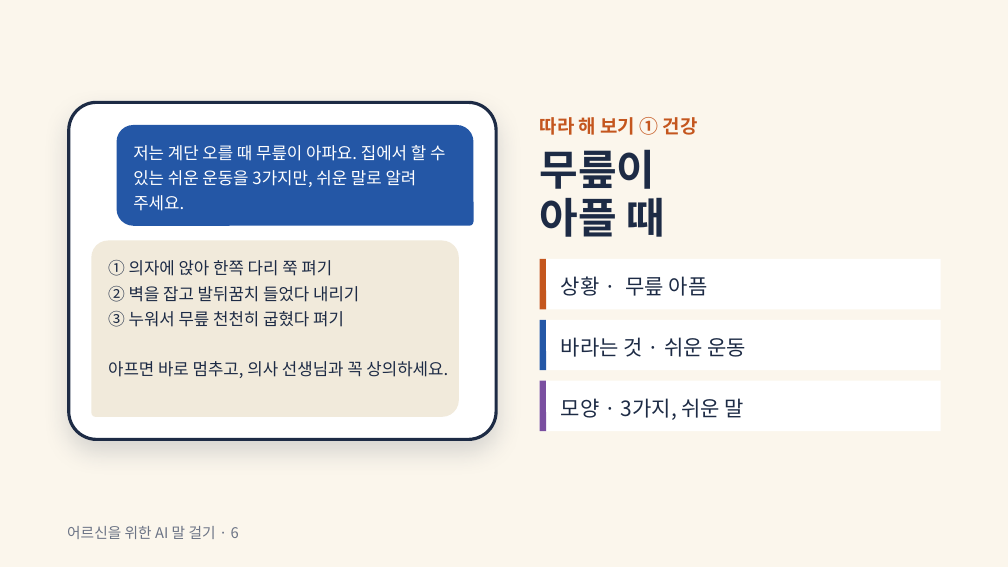
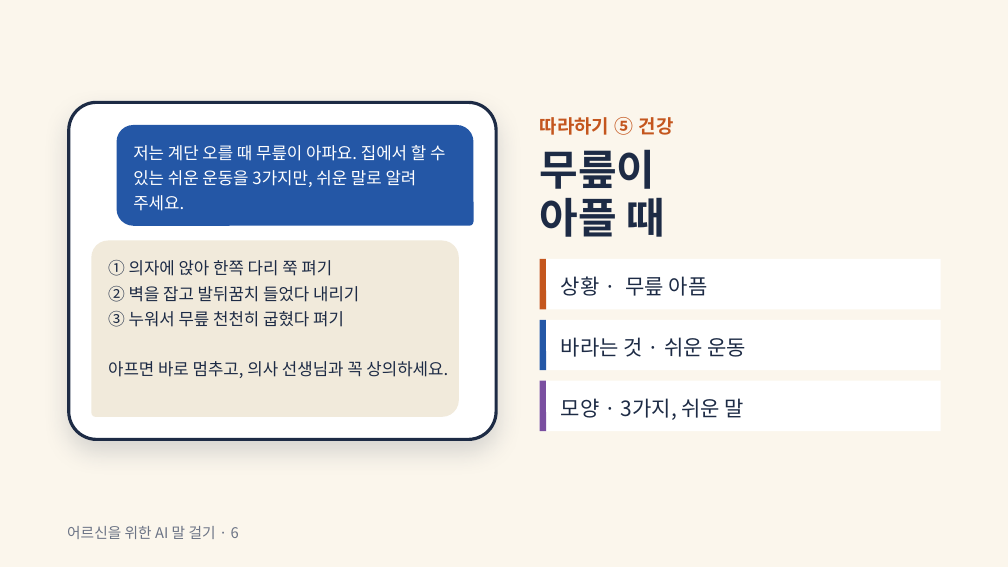
Before and after one commit to bbkilhyun0814-collab/---, a slide deck: slide 6 of ppt/ai와 함께 (카톡 챗GPT).pptx. Drawn at 1008x567 pixels with LibreOffice and Linux fonts; fonts in the diff are those of the drawing. Boxes give left, top, right and bottom in pixels: in the first picture for what was removed or moved away, otherwise in the second. Text is boxed around its words. In the diff, an @@ line names an element or a change of style, - is before the commit and + after.

```diff
--- a/ppt/ai와 함께 (카톡 챗GPT).pptx
+++ b/ppt/ai와 함께 (카톡 챗GPT).pptx
@@ text at [540, 117, 674, 135]: text changed @@
-따라 해 보기 ① 건강
+따라하기 ⑤ 건강
```
Also in this commit, not shown: 3 other slides changed.
